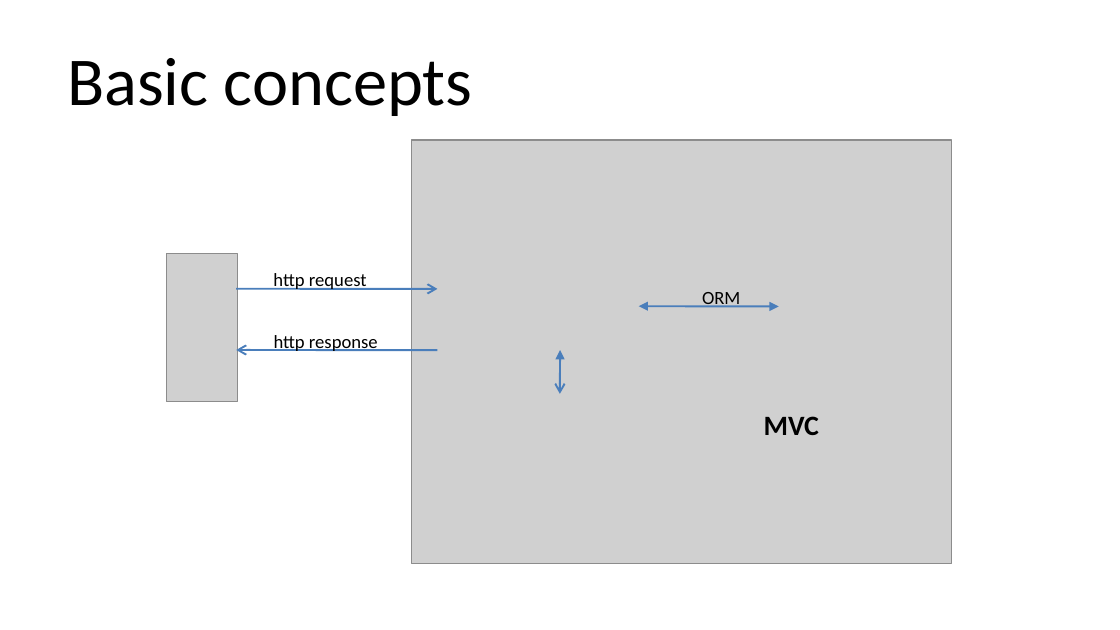
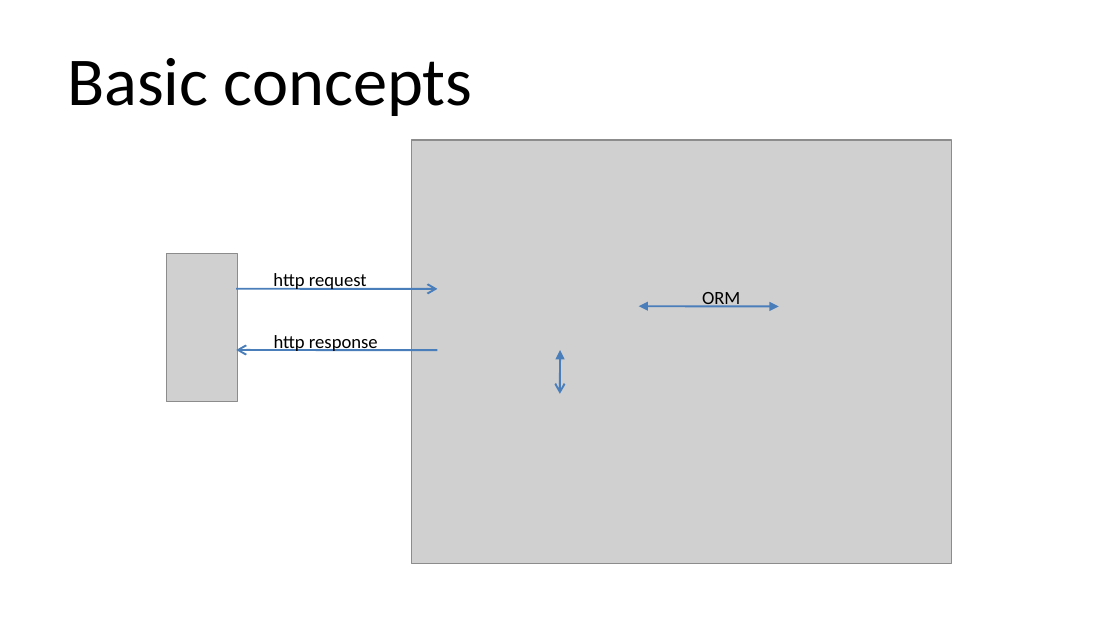
Before and after one commit to qicosmos/cppcon2018, a slide deck: slide 3 of cppcon2018.pptx. Drawn at 1120x630 pixels with LibreOffice and Linux fonts; fonts in the diff are those of the drawing; grey boxes stand for pictures. Boxes give left, top, right and bottom in pixels: in the first picture for what was removed or moved away, otherwise in the second. Text is boxed around its words. In the diff, an @@ line names an element or a change of style, - is before the commit and + after.

```diff
--- a/cppcon2018.pptx
+++ b/cppcon2018.pptx
@@ text removed at (x1=764, y1=416, x2=819, y2=435) @@
-MVC
```
Also in this commit, not shown: 5 other slides changed, 1 slide added, 1 slide removed.
